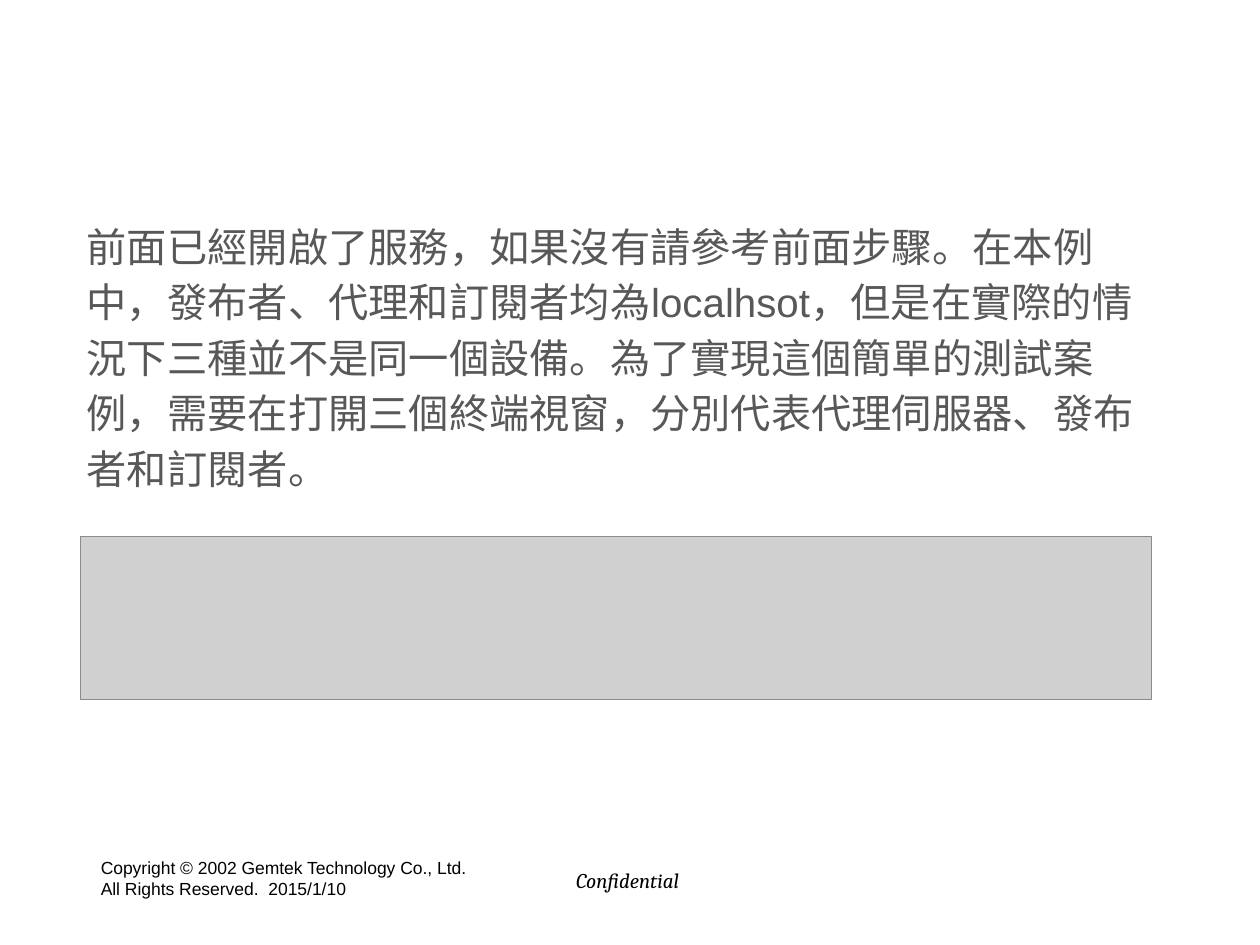
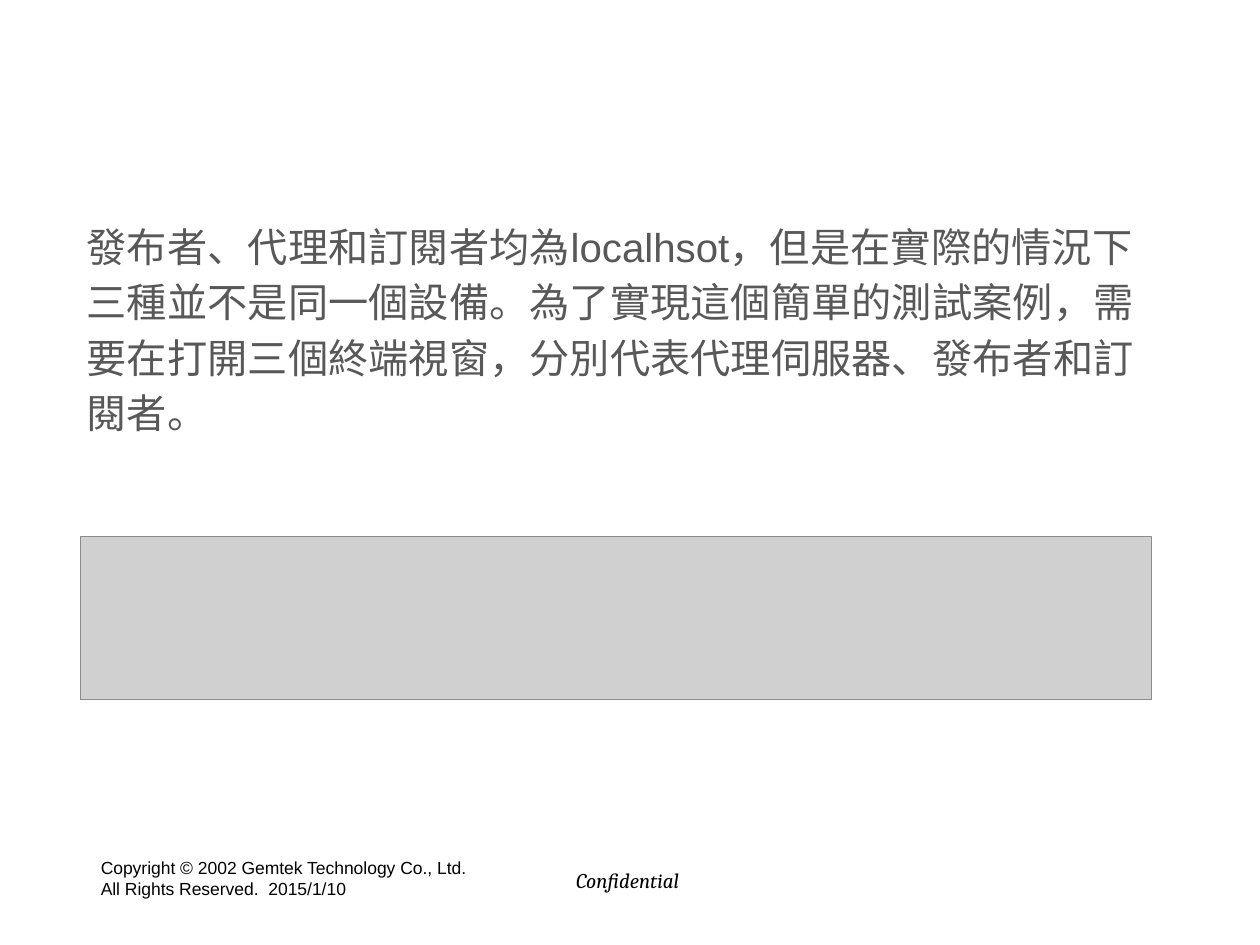
Before and after one commit to hyper570908/demo, a slide deck: slide 16 of doc/GIot_Session2.pptx (slide 8 before the commit). Drawn at 1260x945 pixels with LibreOffice and Linux fonts; fonts in the diff are those of the drawing; grey boxes stand for pictures; background and template pictures are left out. Boxes give left, top, right and bottom in pixels: in the first picture for what was removed or moved away, otherwise in the second. Text is boxed around its words. In the diff, an @@ line names an element or a change of style, - is before the commit and + after.

```diff
--- a/doc/GIot_Session2.pptx
+++ b/doc/GIot_Session2.pptx
@@ text at (87, 228, 1134, 431): text changed @@
-前面已經開啟了服務，如果沒有請參考前面步驟。在本例中，發布者、代理和訂閱者均為localhsot，但是在實際的情況下三種並不是同一個設備。為了實現這個簡單的測試案例，需要在打開三個終端視窗，分別代表代理伺服器、發布者和訂閱者。
+發布者、代理和訂閱者均為localhsot，但是在實際的情況下三種並不是同一個設備。為了實現這個簡單的測試案例，需要在打開三個終端視窗，分別代表代理伺服器、發布者和訂閱者。
```
Also in this commit, not shown: 31 other slides changed, 9 slides added, 11 slides removed.
